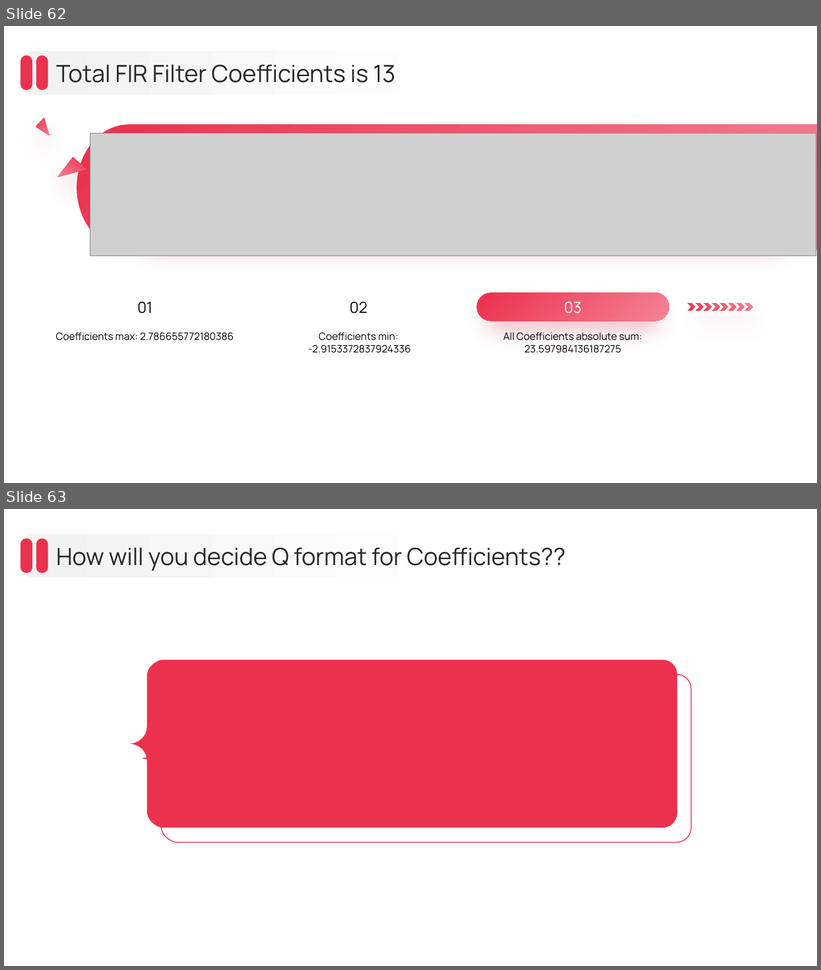
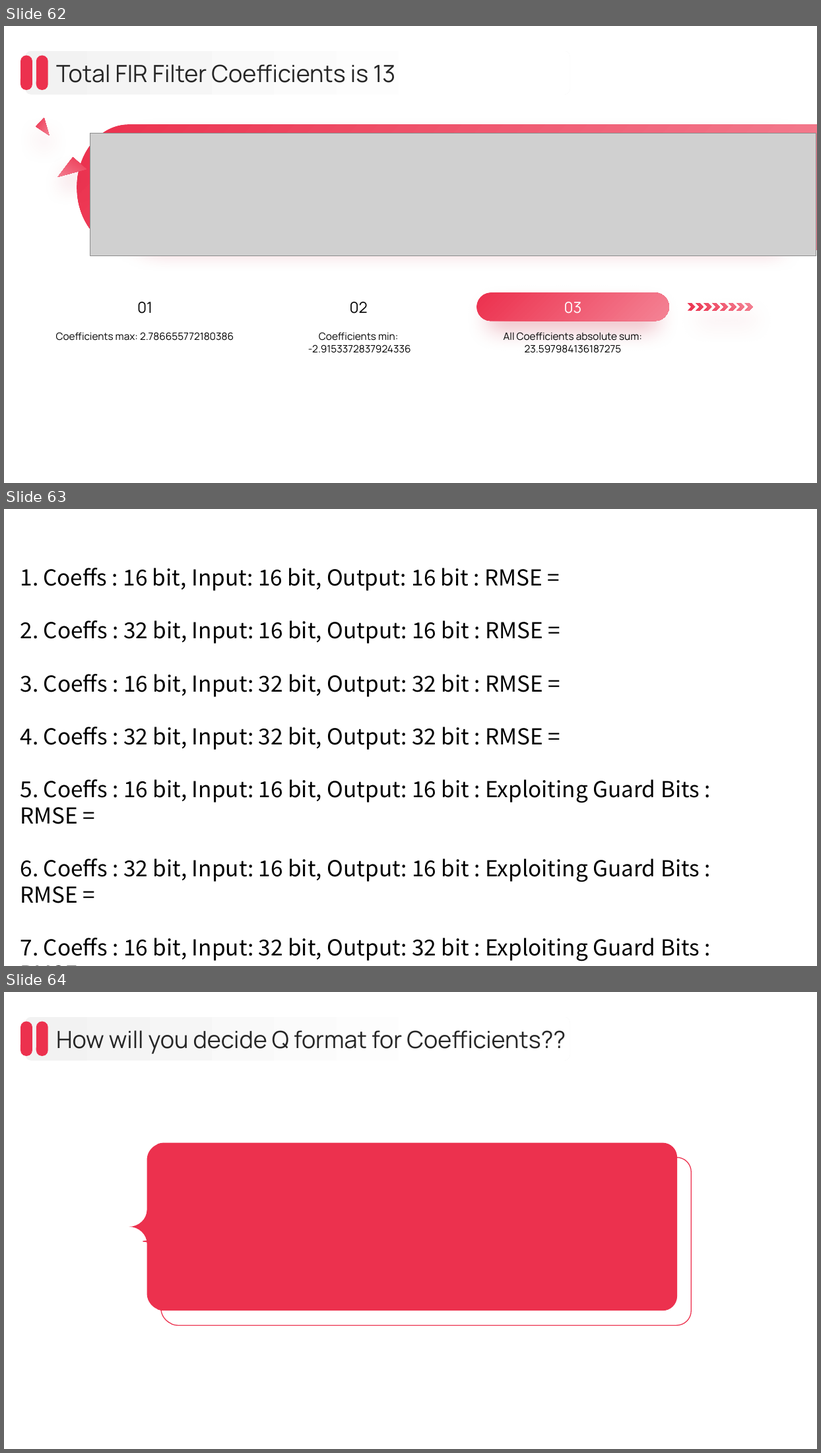
Before and after one commit to chbsaikiran/CBIT-DSP-SEMINAR-RELATED, a slide deck: Slides/From Theory to Code_ Fixed-Point FIR Filter Design and Speech Quality Evaluation.pptx. Shown one above the other, each under a label of ours: slides 62 and 63 before the commit, slides 62, 63 and 64 after it. The pictures are 821x970 and 821x1453 pixels, drawn with LibreOffice and Linux fonts; fonts in the diff are those of the drawing; grey boxes stand for pictures. Boxes give left, top, right and bottom in pixels: in the first picture for what was removed or moved away, otherwise in the second. Text is boxed around its words. In the diff, an @@ line names an element or a change of style, - is before the commit and + after.

Commit message:
updated slides with test case we will be exploring

```diff
--- a/Slides/From Theory to Code_ Fixed-Point FIR Filter Design and Speech Quality Evaluation.pptx
+++ b/Slides/From Theory to Code_ Fixed-Point FIR Filter Design and Speech Quality Evaluation.pptx
@@ slide 63 added at (4,509,817,966), background #FFFFFF @@
@@ text added at (20,568,700,961), 26 pt, text #000000 @@
+1. Coeffs : 16 bit, Input: 16 bit, Output: 16 bit : RMSE =
+2. Coeffs : 32 bit, Input: 16 bit, Output: 16 bit : RMSE =
+3. Coeffs : 16 bit, Input: 32 bit, Output: 32 bit : RMSE =
+4. Coeffs : 32 bit, Input: 32 bit, Output: 32 bit : RMSE =
+5. Coeffs : 16 bit, Input: 16 bit, Output: 16 bit : Exploiting Guard Bits : RMSE =
+6. Coeffs : 32 bit, Input: 16 bit, Output: 16 bit : Exploiting Guard Bits : RMSE =
+7. Coeffs : 16 bit, Input: 32 bit, Output: 32 bit : Exploiting Guard Bits : RMSE =
@@ what was slide 63 is now slide 64 @@
```
